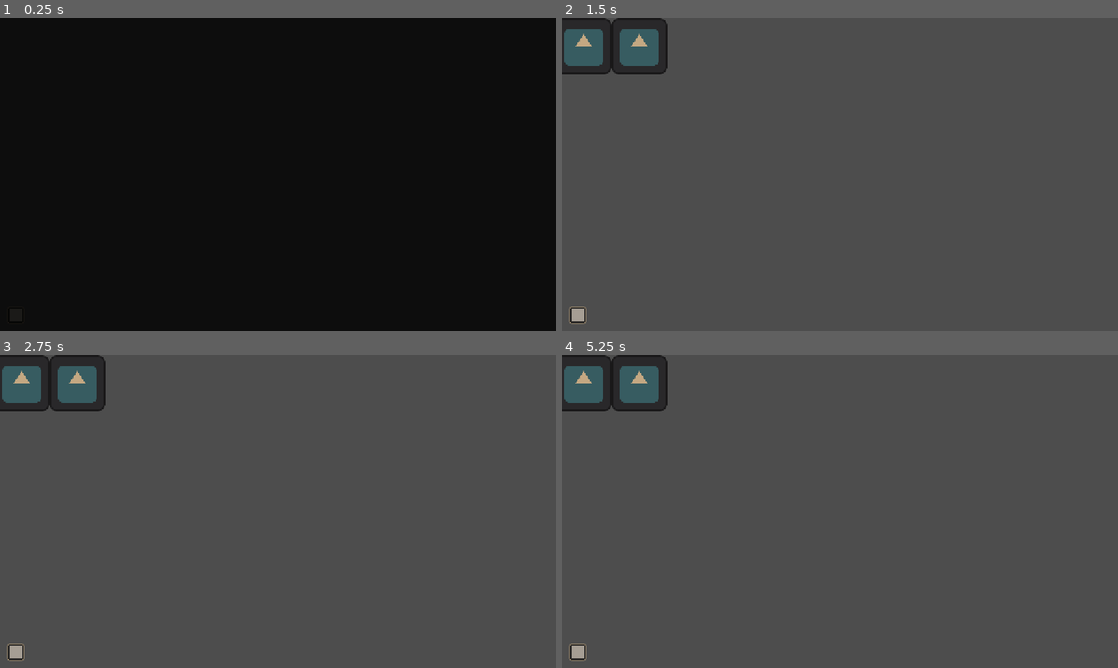
Above: before the commit, frames 1-4 (two rows, left to right).
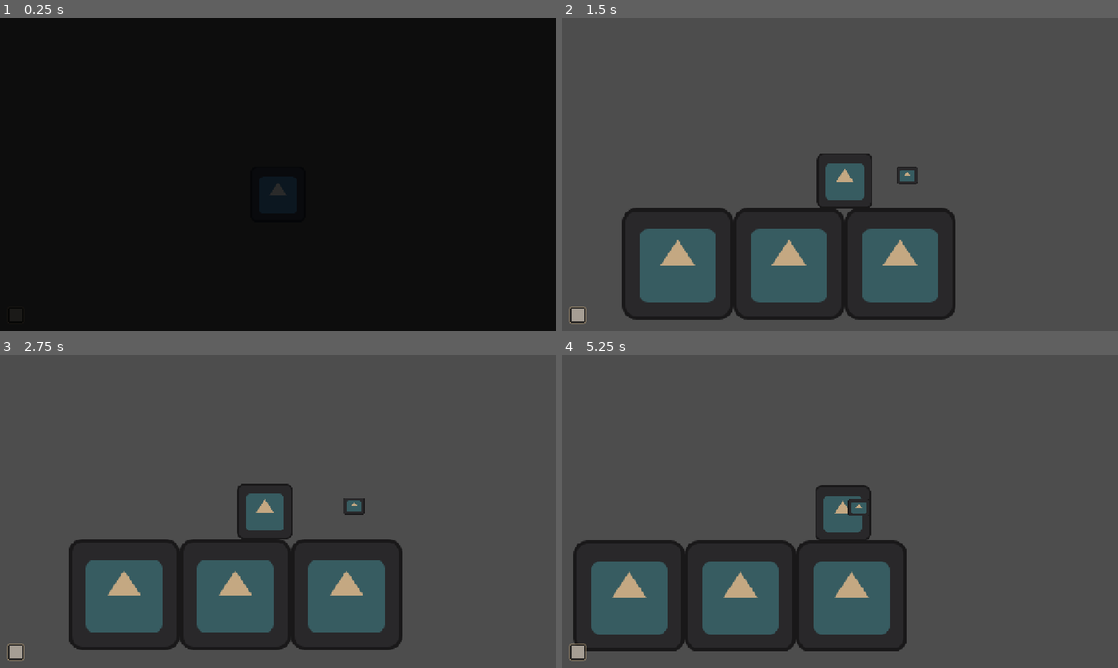
Above: after the commit, the same moments.

Repository: Devansh-Ruia/Salt-Cinder
Game: Godot game, scene res://scenes/main.tscn
Two runs of this game, one before a commit and one after it. Both use one fixed random seed, a clock stepped at 60 frames per second and the inputs below. The engine's default icon, where the game draws it, is replaced by a stand-in: a white triangle on a blue panel in a dark square.
Inputs:
- Up to frame 1 (0.25 s): no input
- Up to frame 2 (1.5 s): hold D (move_right) from 0.53 s (still down); tap Q (absorb_release) at 0.6 s; tap Space (jump) at 0.77 s; tap E (interact) at 1.35 s
- Up to frame 3 (2.75 s): tap Space (jump) at 1.52 s; release D (move_right) at 2.03 s; hold A (move_left) from 2.03 s (still down); tap Q (absorb_release) at 2.1 s
- Up to frame 4 (5.25 s): release A (move_left) at 2.78 s; hold D (move_right) 2.78-4.28 s; tap E (interact) at 2.85, 4.35 s; tap Space (jump) at 3.02, 3.77, 4.52 s; tap Q (absorb_release) at 3.6, 5.1 s; hold A (move_left) 4.28-5.03 s; hold D (move_right) from 5.03 s (still down)

The runs differ from the first frame. In frame 1, less than 0.1% of the frame differs, in the area x 48-52%, y 52-57%; in frame 2, 15%, in the area x 0-71%, y 0-97%; in frame 3, 15%; in frame 4, 15%.

Commit message:
fix(core): defer bootstrap transition, make _adopt_embe parent-aware
First boot crashed: bootstrap._ready() called change_room synchronously,
so _adopt_embe() mutated the tree (add_child/reparent) inside the node
setup window while Godot held the tree lock (data.blocked > 0). The
add_child failed, leaving Embe parentless, so the second _adopt_embe call
hit "Node needs a parent to be reparented" on a null parent.

- bootstrap.gd: change_room.call_deferred() so the first transition runs
  one idle frame later, after the tree-setup lock clears.
- room_manager.gd: _adopt_embe() is now parent-aware and idempotent —
  parent==root returns early (the :120 re-assertion), null parent uses
  add_child, otherwise reparent. No more blind reparent on a null parent.

Call-site split is now explicit: :96 adopts Embe off the bootstrap scene
once; :120 is a steady-state no-op re-assertion after each room instance.

Co-Authored-By: Claude Opus 4.8 (1M context) <noreply@anthropic.com>

Diff:
--- a/scripts/core/bootstrap.gd
+++ b/scripts/core/bootstrap.gd
@@ -16,4 +16,9 @@
 	# Children run _ready before their parent, so the embedded Embe has already
 	# added itself to the "embe" group by the time this runs. RoomManager then
 	# adopts it during the transition.
-	RoomManager.change_room(first_room, first_entry_door)
+	#
+	# Defer the first transition: while _ready runs, this node is still inside its
+	# setup window and Godot locks the tree (data.blocked > 0). _adopt_embe mutates
+	# the tree (add_child/reparent of Embe), which fails on a locked tree. Running
+	# change_room one idle frame later, after the lock clears, lets the adopt succeed.
+	RoomManager.change_room.call_deferred(first_room, first_entry_door)
--- a/scripts/core/room_manager.gd
+++ b/scripts/core/room_manager.gd
@@ -148,9 +148,24 @@
 			return
 		_embe = embes[0]
 
-	# Reparent to the scene root so unloading a room/scene cannot take Embe with it.
+	# Keep Embe parented to the scene root so unloading a room/scene cannot take it
+	# with them. Parent-aware and idempotent: safe to call any number of times.
 	var root := get_tree().root
-	if _embe.get_parent() != root:
+	var parent := _embe.get_parent()
+
+	if parent == root:
+		# Already adopted — nothing to do. This is the steady-state of the :120
+		# re-assertion call once the first :96 adopt has run.
+		return
+
+	if parent == null:
+		# Embe is detached (its previous parent was freed, or it was never parented).
+		# A blind reparent() would fail with "Node needs a parent to be reparented",
+		# so add it directly instead.
+		root.add_child(_embe)
+	else:
+		# Embe still lives under its old parent (the bootstrap scene on first boot).
+		# Move it to the root in one step; reparent keeps global transform.
 		_embe.reparent(root)
 
 
